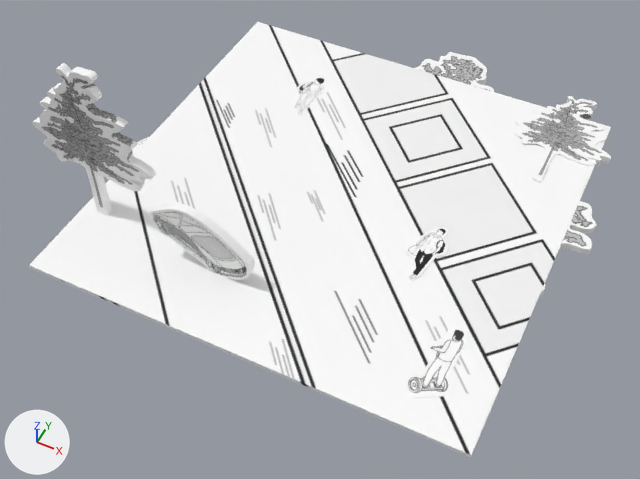
The glTF model others/1.gltf as it was, and as the next commit left it.
The view is the same before and after, from a camera (50 mm lens) standing at (0.236, -0.514, 0.552) and looking at (0.008, -0.059, -0.016). Lighting does not change. The marker at lower left points along +X, +Y and +Z. Both versions are drawn at frame 57 of the action 'Curve.005Action.001'; the numbers are the values there.

Script lines for the objects in view, before the commit:
```python
me_mesh_002 = bpy.data.meshes.new('Mesh.002')
me_mesh_002.from_pydata(...)  # 360 vertices, 716 faces; spans x -0.0055..0.0045, y -0.0003..0.0199, z -0.0009..0.0003
me_mesh_002.materials.append(mat_材质_002)  # picture img_人物1
me_mesh_004 = bpy.data.meshes.new('Mesh.004')
me_mesh_004.from_pydata(...)  # 1176 vertices, 2348 faces; spans x -0.0251..0.0303, y -0.0003..0.0756, z -0.0046..-0.0002
me_mesh_004.materials.append(mat_材质_005)  # picture img_树1
me_mesh_007 = bpy.data.meshes.new('Mesh.007')
me_mesh_007.from_pydata(...)  # 744 vertices, 1484 faces; spans x -0.0225..0.0193, y -0.0006..0.0682, z -0.0059..-0.003
me_mesh_007.materials.append(mat_材质_008)  # picture img_树2
me_mesh_008 = bpy.data.meshes.new('Mesh.008')
me_mesh_008.from_pydata(...)  # 264 vertices, 524 faces; spans x -0.0204..0.0122, y -0.0005..0.0226, z -0.0041..-0.0015
me_mesh_008.materials.append(mat_材质_009)  # picture img_车
ob_curve_004 = bpy.data.objects.new('Curve.004', me_mesh_004)
ob_curve_004.location = (-0.176, -0.119, -0.015)
ob_curve_004.rotation_euler = (1.571, 0.0, 0.0)  # degrees (90, 0, 0)
ob_curve_004.scale = (2.09, 2.09, 1.64)
ob_人物1 = bpy.data.objects.new('人物1', me_mesh_002)
ob_人物1.location = (0.0963, -0.0664, -0.0145)
ob_人物1.scale = (3.3, 3.3, 3.3)
ob_树2 = bpy.data.objects.new('树2', me_mesh_007)
ob_树2.location = (0.0395, 0.085, -0.0143)
ob_树2.scale = (2.41, 2.41, 2.16)
ob_车 = bpy.data.objects.new('车', me_mesh_008)
ob_车.location = (-0.0514, -0.1374, -0.0153)
ob_车.rotation_euler = (1.571, 0.0, 0.0)  # degrees (90, 0, 0)
ob_车.scale = (2.83, 2.83, 2.83)
# also in view: '树2.001' at (0.169, 0.041, -0.018); '人物3' at (-0.09, 0.107, -0.015); '滑板' at (0.147, -0.131, -0.017); 'Curve.009' at (0.158, 0.157, -0.016); '平面' at (0.0, 0.0, -0.016)
```
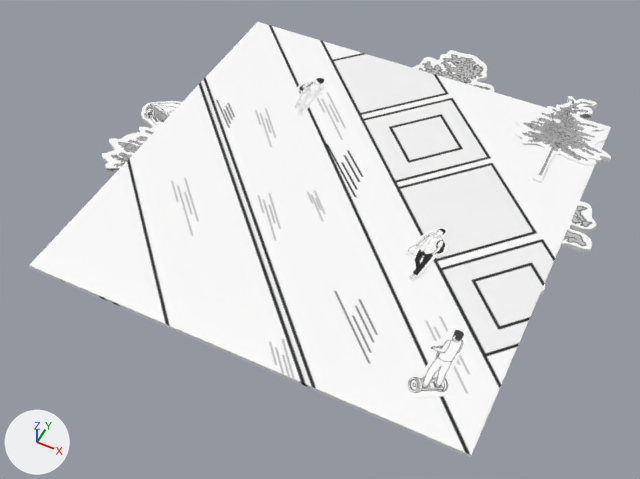
What differs and where, as boxes (x1, y1, x2, y2) in the pictures (640 x 479 px):
'Curve.004', rescaled, turned
    before: (32, 63, 156, 215)
    after: (102, 122, 163, 171)
'车', moved, rescaled, turned
    before: (150, 203, 255, 280)
    after: (141, 101, 182, 128)
'树2', rescaled
    before: (415, 52, 494, 92)
    after: (412, 50, 494, 92)

What changed in the scene script:
```text
Change ob_curve_004:
    ob_curve_004.rotation_euler: (1.571, 0.0, 0.0) -> (0.0, 0.0, 0.0)  # degrees (90, 0, 0) -> degrees (0, 0, 0)
    ob_curve_004.scale: (2.09, 2.09, 1.64) -> (2.09, 2.09, 0.792)
Change ob_车:
    ob_车.rotation_euler: (1.571, 0.0, 0.0) -> (0.0, 0.0, 0.0)  # degrees (90, 0, 0) -> degrees (0, 0, 0)
    ob_车.location: (-0.0514, -0.1374, -0.0153) -> (-0.1707, -0.0186, -0.0153)
    ob_车.scale: (2.83, 2.83, 2.83) -> (2.83, 2.83, 1.63)
Change ob_树2:
    ob_树2.scale: (2.41, 2.41, 2.16) -> (2.41, 2.41, 1.39)
```
